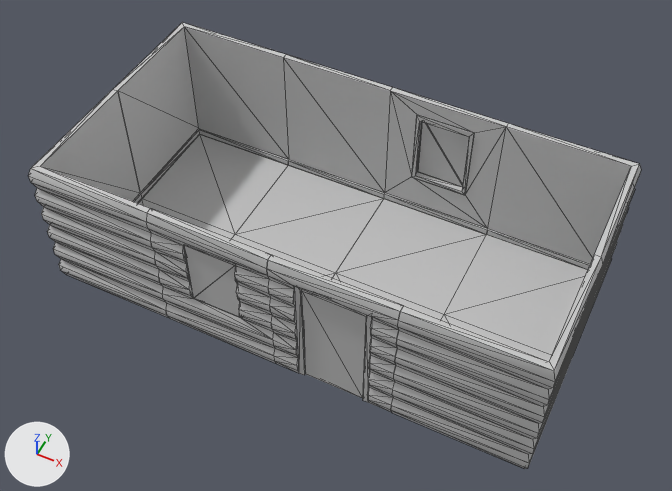
An edit to the FBX model 3D-DATA-ZombieBeaverSpil/Assets/3DModels/HouseSetup01.FBX, drawn before and after from the same camera.
Both versions are drawn from a 50 mm lens placed at (6.4, -14.58, 12.23), pointed at (1.85, -5.49, 0.86). The axes (+X, +Y, +Z) are drawn at lower left. The lights are the same throughout. Mesh edges are drawn as thin lines. Where no turn or scale is listed for an object, it has been applied to the vertices. Vertices at the same position are counted once.

The first picture shows 'Setup_01'.
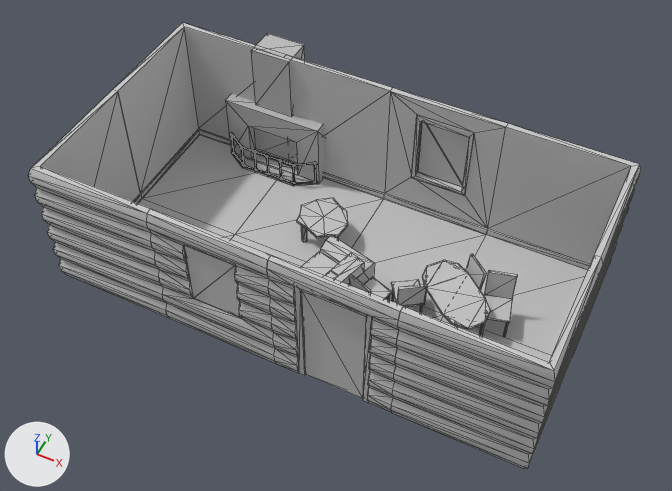
The newer file is also turned or shifted as a whole; pictures and numbers use the older file's frame.

What the commit changed:
Material 'Material #3' (mat_material__3) is new.
Its base color is (0.03, 0.03, 0.03) (black #303030).
Its roughness is 0.6.
Material 'Material #2' (mat_material__2) is new.
Its base color is (0.502, 0.502, 0.502) (grey #bcbcbc).
Its roughness is 0.859.
me_mesh is used by ob_setup_01; location (1.78, -5.36, 0.0).
me_mesh had 623 vertices, 782 faces and spanned x -4.15..4.15, y -2.15..2.15, z 0.0..2.5.
me_mesh now has 1344 vertices, 1962 faces and spans x -4.15..4.15, y -2.15..2.76, z -0.02..2.5.
me_mesh part 1: a new loose piece, a 6-sided cylinder along z spanning x -0.874..-0.78, y 0.373..0.472, z -0.003..0.497, in mat_material__252 (its picture is missing).
me_mesh part 2: a new loose piece, a 6-sided cylinder along z spanning x 2.684..2.74, y -0.233..-0.174, z -0.003..0.697, in mat_material__252 (its picture is missing).
me_mesh part 3: a new loose piece, a box spanning x -2.59..-1.86, y 1.94..2.49, z 1.3..2.5, in mat_material__2 (grey #bcbcbc).
me_mesh part 4: 5 vertices moved from x -2.0..2.0, y -2.15..2.15, z 0.42..1.81 to x -2.0..2.0, y -2.15..2.15, z 0.41..1.8; 5 vertices removed from x -2.0..2.0, y -2.15..2.15, z 0.42..1.81; 442 vertices added at x -3.15..3.08, y -2.15..2.76, z -0.02..1.8.
me_mesh now uses material mat_material__2 (grey #bcbcbc).
me_mesh now uses material mat_material__3 (black #303030).

Changed parts and their boxes [x1, y1, x2, y2] in the pictures (672 x 491 px):
part 1 of me_mesh, added
    after: [301, 226, 307, 242]
part 2 of me_mesh, added
    after: [480, 322, 486, 336]
part 3 of me_mesh, added
    after: [251, 33, 305, 117]
part 4 of me_mesh, built on
    before: [164, 292, 295, 348]
    after: [162, 94, 517, 356]
